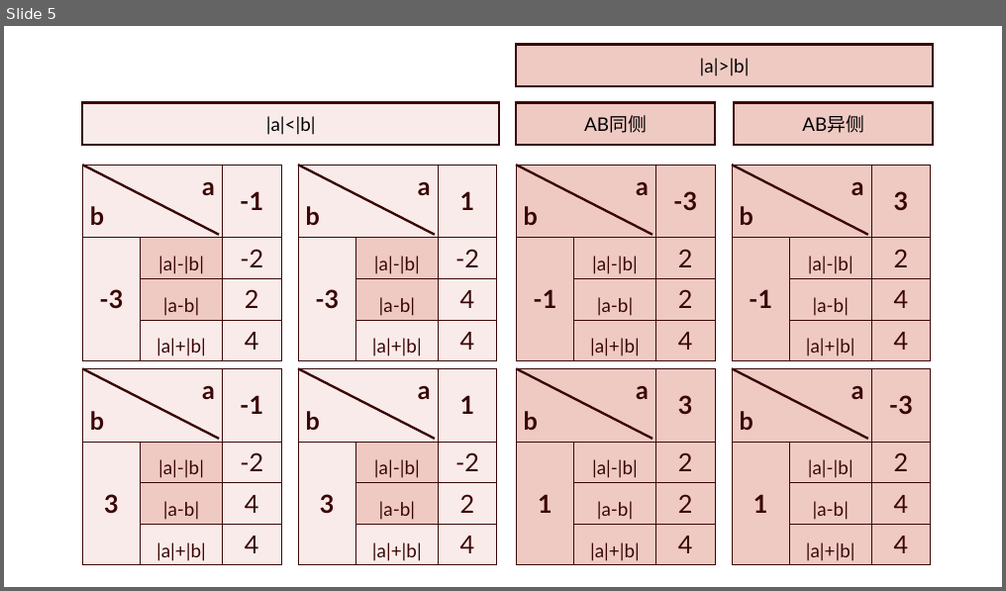
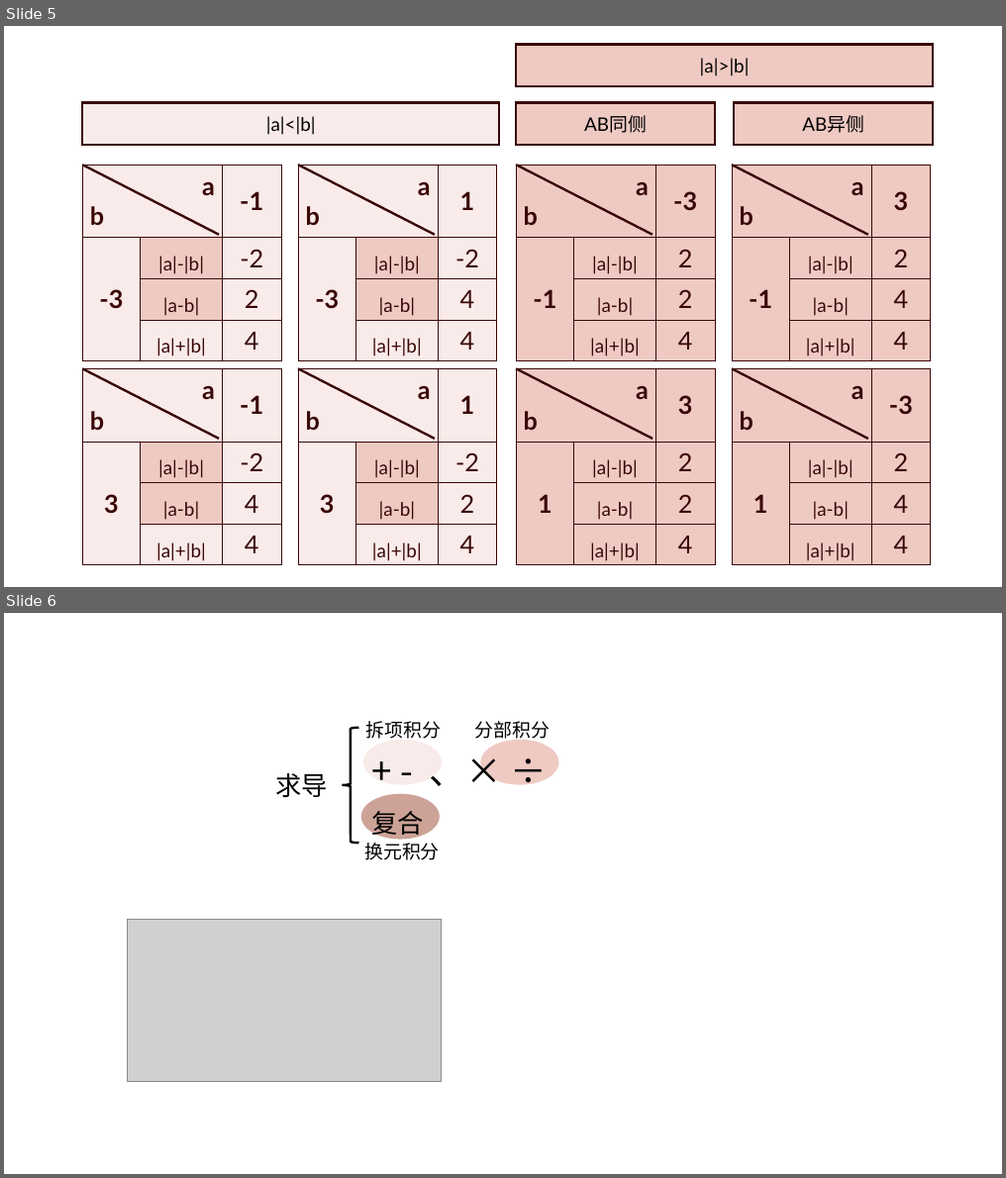
Before and after one commit to LolitaSian/LolitaSian.github.io, a slide deck: img/pic.pptx. Shown one above the other, each under a label of ours: slide 5 before the commit, slides 5 and 6 after it. The pictures are 1006x591 and 1006x1178 pixels, drawn with LibreOffice and Linux fonts; fonts in the diff are those of the drawing; grey boxes stand for pictures. Boxes give left, top, right and bottom in pixels: in the first picture for what was removed or moved away, otherwise in the second. Text is boxed around its words. In the diff, an @@ line names an element or a change of style, - is before the commit and + after.

```diff
--- a/img/pic.pptx
+++ b/img/pic.pptx
@@ slide 6 added at (4,613,1002,1174), background #FFFFFF @@
@@ left brace added at (343,728,359,843), outline #000000 2.25 pt @@
@@ text added at (366,721,549,742), 18 pt, text #000000 @@
+拆项积分 分部积分
@@ ellipse added at (364,741,442,784), fill #F9EBE9, outline #F9EBE9 2.25 pt @@
@@ text added at (372,748,503,841), 35 pt, text #000000 @@
++ - 、× ÷
+复合
@@ ellipse added at (481,741,558,784), fill #EFCAC3, outline #EFCAC3 2.25 pt @@
@@ text added at (276,773,328,797), 25 pt, text #000000 @@
+求导
@@ ellipse added at (362,795,439,839), fill #CDA398, outline #CDA398 2.25 pt @@
@@ text added at (364,839,440,861), 18 pt, text #000000 @@
+换元积分
@@ picture added at (128,919,442,1081) @@
```
Also in this commit, not shown: 2 slides removed, 4 other files.
